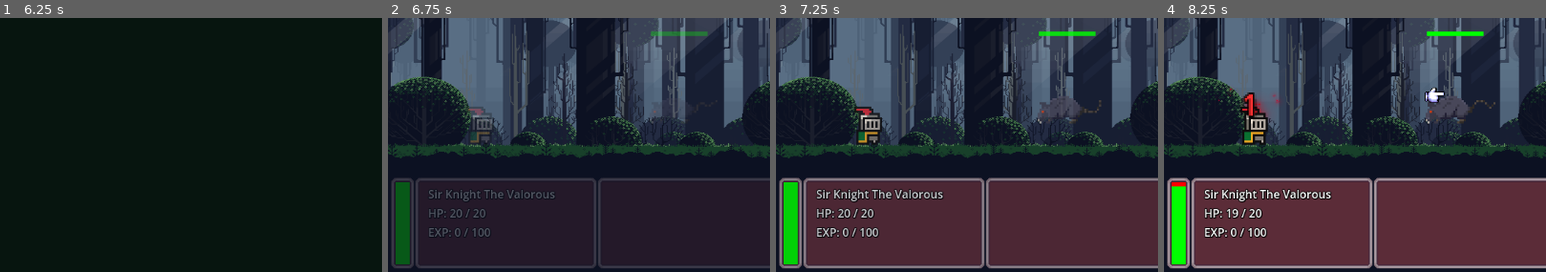
Above: before the commit, frames 1-4 (left to right).
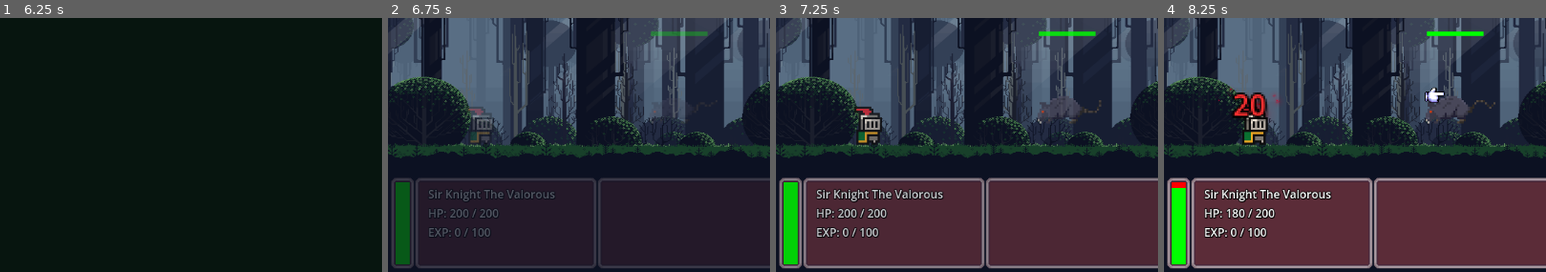
Above: after the commit, the same moments.

Repository: JosiahKey/new-beginnings-version-0.1.0
Game: Godot game, scene res://Scenes/main.tscn
Same seed, same stepped clock (60 frames per second), same inputs: the game is played once before the commit and once after it.
Inputs (mouse positions are % of the whole screen's width and height, from its top left):
- Up to frame 1 (6.25 s): tap Enter at 0.5, 2, 3.5 s; move the mouse to (72, 45) at 0.52 s; hold Right (ui_right) 0.53-1.25 s; hold E (Interact) 0.53-1.25 s; click (72, 45) at 0.67 s; tap Space at 1.25, 2.75, 5 s; drag from (30, 55) to (53, 50) at 1.27 s; move the mouse to (60, 28) at 2.02 s; hold Right (ui_right) 2.03-2.75 s; hold E (Interact) 2.03-2.75 s; drag from (45, 70) to (38, 28) at 2.77 s; move the mouse to (80, 65) at 3.52 s; hold Left (ui_left) 3.53-4.25 s; hold E (Interact) 3.53-4.25 s; drag from (20, 35) to (35, 25) at 4.27 s; move the mouse to (55, 50) at 5.02 s; hold Down (ui_down) 5.03-5.75 s; hold E (Interact) 5.03-5.75 s; click (55, 50) at 5.17 s; drag from (35, 25) to (30, 55) at 5.77 s
- Up to frame 2 (6.75 s): move the mouse to (72, 45) at 6.52 s; hold Up (ui_up) from 6.53 s (still down); hold E (Interact) from 6.53 s (still down)
- Up to frame 3 (7.25 s): keep holding Up (ui_up); keep holding E (Interact)
- Up to frame 4 (8.25 s): release Up (ui_up) at 7.25 s; release E (Interact) at 7.25 s; drag from (30, 55) to (51, 28) at 7.27 s; click (50, 62) at 8.02 s
The pictures show only the part of the screen within x 12-62%, y 47-97%; the shares and areas given below are measured in that part.

Frame 1 is identical in both runs. In frame 2, 0.1% of the frame differs, in the area x 19-29%, y 75-79%; in frame 3, 0.3%; in frame 4, 1.1%, in the area x 2-30%, y 29-79%.
Error in both runs: Attempt to call function 'get_as_text' in base 'null instance' on a null instance. (res://Globals/player_data.gd:53)

Commit message:
balance pass
-change speed to /4 instead of /5
-increase all numbers times 10  in order to feel impact of armor
-update boss music

Diff:
--- a/Data/enemy_data.json
+++ b/Data/enemy_data.json
@@ -1,156 +1,145 @@
 {
   "10001": {
 	"enemy_name": "green_slime",
-	"Max_hp": 7,
-	"Current_hp": 7,
-	"Damage_min": 1,
-	"Damage_max": 2,
+	"Max_hp": 70,
+	"Current_hp": 70,
+	"Damage_min": 10,
+	"Damage_max": 20,
 	"Accuracy": 65,
 	"Evasion": 5,
 	"PDR": 0,
 	"Speed": 1,
 	"EXP": 100,
-	"Difficulty": 1,
-	"Biome": "Plains"
+	"Loot": 1
   },
   "10002": {
 	"enemy_name": "purple_slime",
-	"Max_hp": 14,
-	"Current_hp": 14,
-	"Damage_min": 2,
-	"Damage_max": 4,
+	"Max_hp": 140,
+	"Current_hp": 140,
+	"Damage_min": 20,
+	"Damage_max": 40,
 	"Accuracy": 65,
 	"Evasion": 5,
 	"PDR": 0,
 	"Speed": 2,
 	"EXP": 500,
-	"Difficulty": 2,
-	"Biome": "Plains"
+	"Loot": 2
   },
   "10003": {
 	"enemy_name": "rat",
-	"Max_hp": 5,
-	"Current_hp": 5,
-	"Damage_min": 1,
-	"Damage_max": 2,
+	"Max_hp": 50,
+	"Current_hp": 50,
+	"Damage_min": 10,
+	"Damage_max": 20,
 	"Accuracy": 65,
-	"Evasion": 10,
+	"Evasion": 5,
 	"PDR": 0,
 	"Speed": 6,
-	"EXP": 150,
-	"Difficulty": 1,
-	"Biome": "Any"
+	"EXP": 50,
+	"Loot": 1
   },
   "10004": {
 	"enemy_name": "wasp",
-	"Max_hp": 10,
-	"Current_hp": 10,
-	"Damage_min": 1,
-	"Damage_max": 3,
+	"Max_hp": 100,
+	"Current_hp": 100,
+	"Damage_min": 10,
+	"Damage_max": 30,
 	"Accuracy": 65,
 	"Evasion": 5,
 	"PDR": 0,
 	"Speed": 1,
 	"EXP": 50,
-	"Difficulty": 1,
-	"Biome": "Woods"
+	"Loot": 1
   },
   "10005": {
 	"enemy_name": "funguy",
-	"Max_hp": 6,
-	"Current_hp": 6,
-	"Damage_min": 1,
-	"Damage_max": 5,
+	"Max_hp": 60,
+	"Current_hp": 60,
+	"Damage_min": 10,
+	"Damage_max": 50,
 	"Accuracy": 65,
 	"Evasion": 0,
 	"PDR": 0,
 	"Speed": 1,
 	"EXP": 1000,
-	"Difficulty": 1,
-	"Biome": "Any"
+	"Loot": 1
   },
   "10006": {
 	"enemy_name": "djinn_bandit",
-	"Max_hp": 10,
-	"Current_hp": 10,
-	"Damage_min": 1,
-	"Damage_max": 3,
-	"Accuracy": 75,
+	"Max_hp": 100,
+	"Current_hp": 100,
+	"Damage_min": 10,
+	"Damage_max": 30,
+	"Accuracy": 65,
 	"Evasion": 5,
 	"PDR": 0,
 	"Speed": 8,
 	"EXP": 1000,
-	"Difficulty": 1,
-	"Biome": ""
+	"Loot": 1
   },
   "10007": {
 	"enemy_name": "shade",
-	"Max_hp": 15,
-	"Current_hp": 15,
-	"Damage_min": 3,
-	"Damage_max": 5,
-	"Accuracy": 80,
+	"Max_hp": 150,
+	"Current_hp": 150,
+	"Damage_min": 30,
+	"Damage_max": 50,
+	"Accuracy": 75,
 	"Evasion": 5,
 	"PDR": 0,
 	"Speed": 3,
 	"EXP": 3500,
-	"Difficulty": 2,
-	"Biome": "Ruins"
+	"Loot": 1
   },
   "10008": {
 	"enemy_name": "red_ogre",
-	"Max_hp": 40,
-	"Current_hp": 40,
-	"Damage_min": 2,
-	"Damage_max": 8,
+	"Max_hp": 400,
+	"Current_hp": 400,
+	"Damage_min": 20,
+	"Damage_max": 80,
 	"Accuracy": 70,
 	"Evasion": 5,
 	"PDR": 0,
 	"Speed": 9,
 	"EXP": 10000,
-	"Difficulty": 3,
-	"Biome": ""
+	"Loot": 3
   },
   "10009": {
 	"enemy_name": "werewolf",
-	"Max_hp": 10,
-	"Current_hp": 10,
-	"Damage_min": 1,
-	"Damage_max": 3,
+	"Max_hp": 100,
+	"Current_hp": 100,
+	"Damage_min": 10,
+	"Damage_max": 30,
 	"Accuracy": 65,
 	"Evasion": 5,
 	"PDR": 0,
 	"Speed": 1,
 	"EXP": 50,
-	"Difficulty": 2,
-	"Biome": "Woods"
+	"Loot": 2
   },
   "10010": {
 	"enemy_name": "yeti",
-	"Max_hp": 35,
-	"Current_hp": 35,
-	"Damage_min": 6,
-	"Damage_max": 10,
+	"Max_hp": 350,
+	"Current_hp": 350,
+	"Damage_min": 60,
+	"Damage_max": 100,
 	"Accuracy": 65,
 	"Evasion": 5,
 	"PDR": 0,
 	"Speed": 2,
-	"EXP": 3000,
-	"Difficulty": 2,
-	"Biome": "Mountains"
+	"EXP": 4000,
+	"Loot": 2
   },
   "10011": {
 	"enemy_name": "demon_slime",
-	"Max_hp": 100,
-	"Current_hp": 100,
-	"Damage_min": 5,
-	"Damage_max": 20,
+	"Max_hp": 1200,
+	"Current_hp": 1200,
+	"Damage_min": 50,
+	"Damage_max": 200,
 	"Accuracy": 80,
 	"Evasion": 10,
 	"PDR": 0,
 	"Speed": 3,
 	"EXP": 100000,
-	"Difficulty": 4,
-	"Biome": "Boss"
+	"Loot": 4
   }
 }
--- a/Data/items_data.json
+++ b/Data/items_data.json
@@ -1,8 +1,8 @@
 {
   "10001": {
 	"name": "dagger",
-	"Damage_min": 1,
-	"Damage_max": 2,
+	"Damage_min": 10,
+	"Damage_max": 20,
 	"Accuracy": 0,
 	"Evasion": 1,
 	"Hp": 0,
@@ -20,8 +20,8 @@
   },
   "10002": {
 	"name": "sword",
-	"Damage_min": 1,
-	"Damage_max": 4,
+	"Damage_min": 20,
+	"Damage_max": 40,
 	"Accuracy": 95,
 	"Evasion": 1,
 	"Hp": 0,
@@ -39,8 +39,8 @@
   },
   "10003": {
 	"name": "big_sword",
-	"Damage_min": 2,
-	"Damage_max": 5,
+	"Damage_min": 20,
+	"Damage_max": 50,
 	"Accuracy": 90,
 	"Evasion": 1,
 	"Hp": 0,
@@ -58,11 +58,11 @@
   },
   "10004": {
 	"name": "axe",
-	"Damage_min": 2,
-	"Damage_max": 4,
+	"Damage_min": 30,
+	"Damage_max": 40,
 	"Accuracy": 90,
 	"Evasion": 0,
-	"Hp": 5,
+	"Hp": 50,
 	"PDR": 0,
 	"Strength": 1,
 	"Speed": 0,
@@ -77,11 +77,11 @@
   },
   "10005": {
 	"name": "big_axe",
-	"Damage_min": 3,
-	"Damage_max": 5,
+	"Damage_min": 30,
+	"Damage_max": 50,
 	"Accuracy": 85,
 	"Evasion": 0,
-	"Hp": 5,
+	"Hp": 50,
 	"PDR": 0,
 	"Strength": 1,
 	"Speed": 0,
@@ -96,11 +96,11 @@
   },
   "10006": {
 	"name": "hammer",
-	"Damage_min": 5,
-	"Damage_max": 4,
+	"Damage_min": 40,
+	"Damage_max": 50,
 	"Accuracy": 80,
 	"Evasion": 0,
-	"Hp": 5,
+	"Hp": 50,
 	"PDR": 2,
 	"Strength": 1,
 	"Speed": 0,
@@ -115,8 +115,8 @@
   },
   "10007": {
 	"name": "spear",
-	"Damage_min": 1,
-	"Damage_max": 6,
+	"Damage_min": 20,
+	"Damage_max": 70,
 	"Accuracy": 80,
 	"Evasion": 1,
 	"Hp": 0,
@@ -138,7 +138,7 @@
 	"Damage_max": 0,
 	"Accuracy": 0,
 	"Evasion": 1,
-	"Hp": 5,
+	"Hp": 50,
 	"PDR": 2,
 	"Strength": 1,
 	"Speed": 0,
@@ -157,7 +157,7 @@
 	"Damage_max": 0,
 	"Accuracy": 1,
 	"Evasion": 1,
-	"Hp": 5,
+	"Hp": 50,
 	"PDR": 2,
 	"Strength": 0,
 	"Speed": 0,
@@ -176,7 +176,7 @@
 	"Damage_max": 0,
 	"Accuracy": 0,
 	"Evasion": 2,
-	"Hp": 10,
+	"Hp": 100,
 	"PDR": 3,
 	"Strength": 1,
 	"Speed": 0,
@@ -195,7 +195,7 @@
 	"Damage_max": 0,
 	"Accuracy": 0,
 	"Evasion": 2,
-	"Hp": 10,
+	"Hp": 100,
 	"PDR": 3,
 	"Strength": 0,
 	"Speed": 1,
@@ -214,7 +214,7 @@
 	"Damage_max": 0,
 	"Accuracy": 0,
 	"Evasion": 2,
-	"Hp": 5,
+	"Hp": 50,
 	"PDR": 2,
 	"Strength": 0,
 	"Speed": 2,
@@ -233,7 +233,7 @@
 	"Damage_max": 0,
 	"Accuracy": 1,
 	"Evasion": 2,
-	"Hp": 5,
+	"Hp": 50,
 	"PDR": 2,
 	"Strength": 2,
 	"Speed": 0,
@@ -252,7 +252,7 @@
 	"Damage_max": 0,
 	"Accuracy": 0,
 	"Evasion": 1,
-	"Hp": 10,
+	"Hp": 100,
 	"PDR": 2,
 	"Strength": 1,
 	"Speed": 0,
@@ -267,11 +267,11 @@
   },
   "10015": {
 	"name": "ring1",
-	"Damage_min": 1,
-	"Damage_max": 1,
+	"Damage_min": 10,
+	"Damage_max": 10,
 	"Accuracy": 2,
 	"Evasion": 0,
-	"Hp": 5,
+	"Hp": 50,
 	"PDR": 0,
 	"Strength": 1,
 	"Speed": 1,
@@ -290,7 +290,7 @@
 	"Damage_max": 0,
 	"Accuracy": 0,
 	"Evasion": 2,
-	"Hp": 10,
+	"Hp": 100,
 	"PDR": 5,
 	"Strength": 1,
 	"Speed": 0,
@@ -305,8 +305,8 @@
   },
   "10017": {
 	"name": "neck",
-	"Damage_min": 2,
-	"Damage_max": 2,
+	"Damage_min": 20,
+	"Damage_max": 20,
 	"Accuracy": 3,
 	"Evasion": 0,
 	"Hp": 0,
--- a/Globals/player_data.gd
+++ b/Globals/player_data.gd
@@ -3,14 +3,14 @@
 var inv_data = {}
 
 var stat_data = {
-	"Natural_hp": 20,
+	"Natural_hp": 200,
 	"Bonus_hp": 0,
 	"Strength": 0,
 	"Bonus_strength": 0,
 	"Speed": 1,
 	"Bonus_speed": 0,
 	"Total_hp": 0,
-	"Current_hp": 20,
+	"Current_hp": 200,
 	"Accuracy": 0,
 	"Evasion": 0,
 	"PDR": 0,
--- a/Resources/default_bus_layout.tres
+++ b/Resources/default_bus_layout.tres
@@ -1,7 +1,7 @@
 [gd_resource type="AudioBusLayout" format=3 uid="uid://0ufsrn4ynqe4"]
 
 [resource]
-bus/0/volume_db = 1.2582531
+bus/0/volume_db = -80.0
 bus/1/name = &"Music"
 bus/1/solo = false
 bus/1/mute = false
--- a/Scripts/UI/levelup.gd
+++ b/Scripts/UI/levelup.gd
@@ -14,7 +14,7 @@
 		visible = true
 
 func _on_health_pressed() -> void:
-	label.text = "Max Health\n+5"
+	label.text = "Max Health\n+50"
 	choice = "Health"
 
 func _on_strength_pressed() -> void:
@@ -28,8 +28,8 @@
 func _on_confirm_pressed() -> void:
 	PlayerData.stat_data["Current_hp"] = PlayerData.stat_data["Total_hp"]
 	if choice == "Health":
-		PlayerData.stat_data["Natural_hp"] += 5
-		PlayerData.stat_data["Current_hp"] += 5
+		PlayerData.stat_data["Natural_hp"] += 50
+		PlayerData.stat_data["Current_hp"] += 50
 	if choice == "Strength":
 		PlayerData.stat_data["Strength"] += 1
 	if choice == "Speed":
--- a/Scripts/combat_player.gd
+++ b/Scripts/combat_player.gd
@@ -21,7 +21,7 @@
 func player_attack_action():
 	var target_enemy = CombatData.selected_enemy
 	target_spd = CombatData.combatants_data[target_enemy.name]["Speed"]
-	action_points = 1 + floori(float(PlayerData.get_total_speed() - target_spd) / 5.0)
+	action_points = 1 + floori(float(PlayerData.get_total_speed() - target_spd) / 4.0)
 
 	if(action_points <= 0): action_points = 1
 	for a in action_points:
@@ -44,8 +44,8 @@
 func roll_damage() -> int:
 	randomize()
 	return randi_range(\
-	PlayerData.stat_data["Total_equipped_damage_min"] + PlayerData.get_total_stength(),\
-	PlayerData.stat_data["Total_equipped_damage_max"] + PlayerData.get_total_stength())
+	PlayerData.stat_data["Total_equipped_damage_min"] + PlayerData.get_total_stength() * 10,\
+	PlayerData.stat_data["Total_equipped_damage_max"] + PlayerData.get_total_stength() * 10)
 
 func roll_stat(stat: String) -> bool:
 	randomize()
--- a/Scripts/enemy.gd
+++ b/Scripts/enemy.gd
@@ -54,7 +54,7 @@
 	match action:
 		"attack":
 			var target_spd = PlayerData.get_total_speed()
-			action_points = 1 + floori(float(CombatData.combatants_data[name]["Speed"]- target_spd) / 5.0)
+			action_points = 1 + floori(float(CombatData.combatants_data[name]["Speed"]- target_spd) / 4.0)
 			if(action_points <= 0): action_points = 1
 			for a in action_points:
 				sprite.play("attack")
